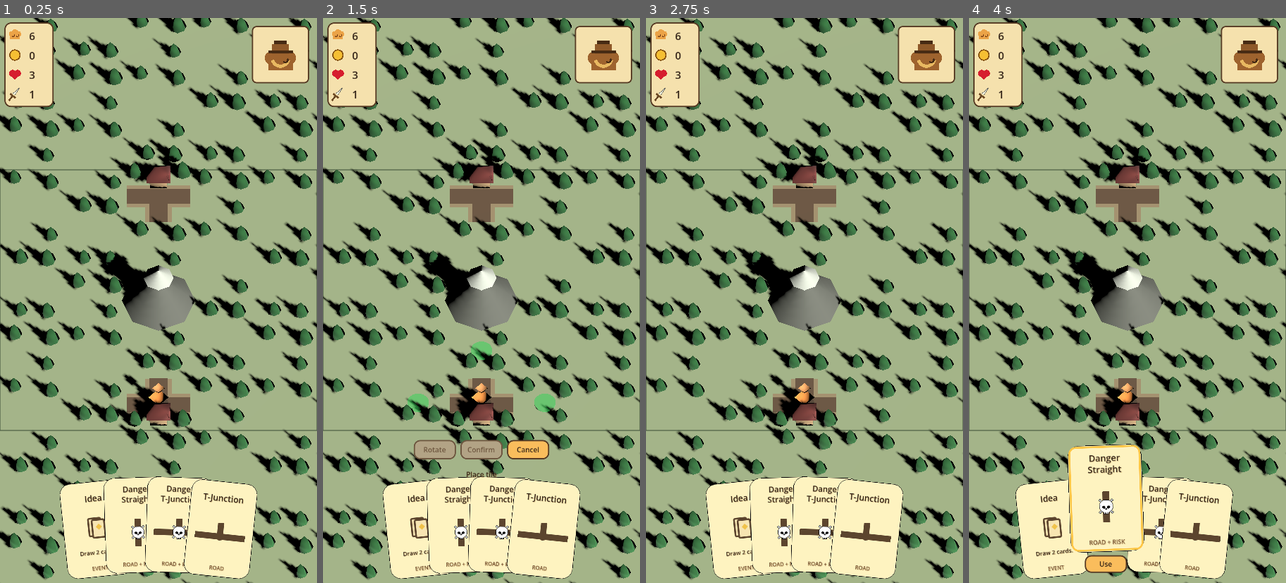
Above: before the commit, frames 1-4 (left to right).
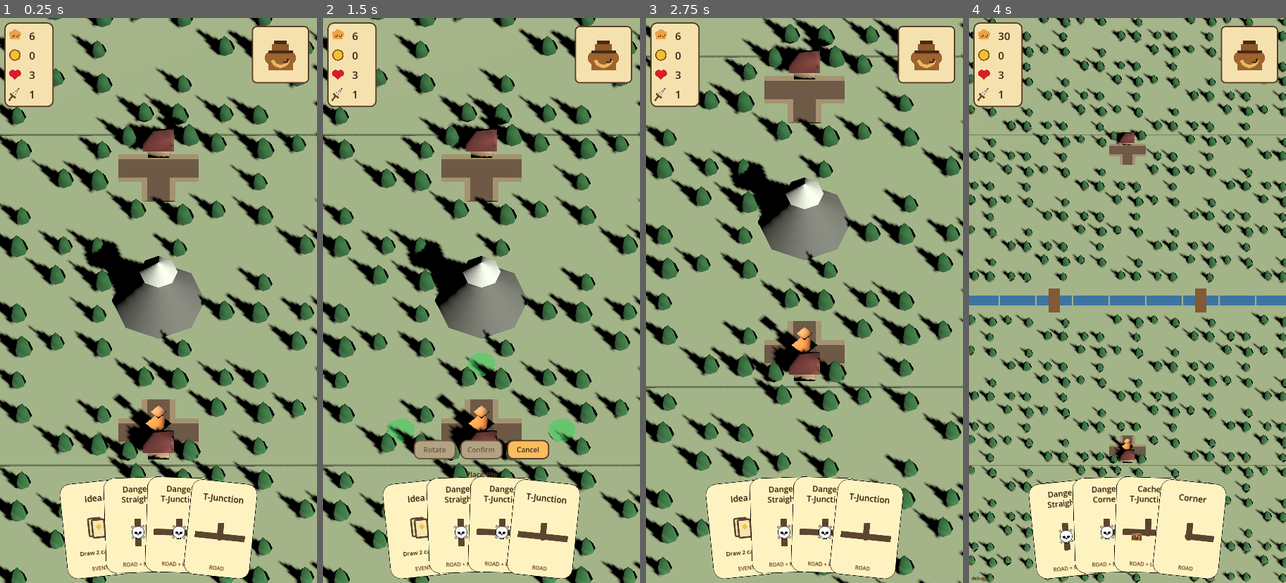
Above: after the commit, the same moments.

Repository: Reicher/The-Road-North
Game: Godot game, scene res://scenes/main.tscn
Same seed, same stepped clock (60 frames per second), same inputs: the game is played once before the commit and once after it.
Inputs (mouse positions are in pixels of both pictures, inside the frame that each line leads up to):
- Up to frame 1 (0.25 s): no input
- Up to frame 2 (1.5 s): tap Enter at 0.5 s; drag from (481, 520) to (513, 176) at 0.52 s; click "Use" at 1.25 s
- Up to frame 3 (2.75 s): click "Cancel" at 2 s
- Up to frame 4 (4 s): drag from (1064, 526) to (1111, 413) at 2.77 s; tap Space at 3.5 s; move the mouse to (1121, 526) at 3.52 s; hold D from 3.53 s (still down); tap 1 at 3.6 s; click (1121, 526) at 3.67 s; tap 2 at 3.8 s

The runs differ from the first frame. In frame 1, 39% of the frame differs, in the area x 0-100%, y 0-100%; in frame 2, 38%; in frame 3, 42%; in frame 4, 42%.

Commit message:
Refine camera intro and add debug level switching

Diff:
--- a/scenes/level.tscn
+++ b/scenes/level.tscn
@@ -48,6 +48,9 @@
 script = ExtResource("4_tbxl1")
 map_path = NodePath("../Map")
 player_path = NodePath("../Player")
+reserved_bottom_path = NodePath("../UI/Hand")
+pan_margin_x_tiles = 3.0
+pan_margin_z_tiles = 3.0
 
 [node name="Sun" type="DirectionalLight3D" parent="."]
 transform = Transform3D(0.707107, -0.353553, 0.612372, 0, 0.866025, 0.5, -0.707107, -0.353553, 0.612372, 0, 0, 0)
--- a/scripts/main.gd
+++ b/scripts/main.gd
@@ -5,12 +5,35 @@
 	preload("res://levels/level_002.tscn"),
 ]
 
+const DEBUG_LABEL_TEXT := "debugg"
+
 var _current_level_index := 0
 var _current_level: Node
+var _debug_mode_enabled := false
+var _debug_layer: CanvasLayer
+var _debug_label: Label
 
 
 func _ready() -> void:
+	_ensure_debug_overlay()
 	_load_level(0)
+
+
+func _input(event: InputEvent) -> void:
+	if not (event is InputEventKey) or not event.pressed or event.echo:
+		return
+	if event.keycode == KEY_D:
+		_set_debug_mode_enabled(not _debug_mode_enabled)
+		get_viewport().set_input_as_handled()
+		return
+	if not _debug_mode_enabled:
+		return
+	if event.keycode == KEY_1:
+		_load_level(0)
+		get_viewport().set_input_as_handled()
+	elif event.keycode == KEY_2:
+		_load_level(1)
+		get_viewport().set_input_as_handled()
 
 
 func _load_level(level_index: int) -> void:
@@ -41,6 +64,31 @@
 		end_screen.restart_game_requested.connect(_on_restart_game_requested)
 
 
+func _ensure_debug_overlay() -> void:
+	if _debug_layer != null:
+		return
+	_debug_layer = CanvasLayer.new()
+	_debug_layer.name = "DebugOverlay"
+	_debug_layer.layer = 100
+	add_child(_debug_layer)
+
+	_debug_label = Label.new()
+	_debug_label.name = "DebugLabel"
+	_debug_label.text = DEBUG_LABEL_TEXT
+	_debug_label.visible = false
+	_debug_label.mouse_filter = Control.MOUSE_FILTER_IGNORE
+	_debug_label.add_theme_font_size_override("font_size", 10)
+	_debug_label.set_anchors_preset(Control.PRESET_BOTTOM_LEFT)
+	_debug_label.position = Vector2(6.0, -18.0)
+	_debug_layer.add_child(_debug_label)
+
+
+func _set_debug_mode_enabled(enabled: bool) -> void:
+	_debug_mode_enabled = enabled
+	if _debug_label != null:
+		_debug_label.visible = _debug_mode_enabled
+
+
 func _on_next_level_requested() -> void:
 	_load_level(_current_level_index + 1)
 
--- a/scripts/map.gd
+++ b/scripts/map.gd
@@ -41,6 +41,7 @@
 		tile_size = value
 		_rebuild_visuals()
 
+@export var mouse_click_threshold := 4.0
 @export var fixed_features: Array[Dictionary] = []:
 	set(value):
 		fixed_features = value
@@ -50,6 +51,8 @@
 var tiles: Dictionary = {}
 var _fixed_features_by_position: Dictionary = {}
 var _visuals: Node
+var _mouse_press_position := Vector2.ZERO
+var _mouse_press_active := false
 
 
 func _ready() -> void:
@@ -60,10 +63,23 @@
 
 
 func _unhandled_input(event: InputEvent) -> void:
-	if event is InputEventMouseButton and event.button_index == MOUSE_BUTTON_LEFT and event.pressed:
-		_handle_screen_press(event.position)
+	if event is InputEventMouseButton and event.button_index == MOUSE_BUTTON_LEFT:
+		_handle_mouse_button(event)
 	elif event is InputEventScreenTouch and event.pressed:
 		_handle_screen_press(event.position)
+
+
+func _handle_mouse_button(event: InputEventMouseButton) -> void:
+	if event.pressed:
+		_mouse_press_position = event.position
+		_mouse_press_active = true
+		return
+	if not _mouse_press_active:
+		return
+	_mouse_press_active = false
+	if _mouse_press_position.distance_to(event.position) > mouse_click_threshold:
+		return
+	_handle_screen_press(event.position)
 
 
 func _handle_screen_press(screen_position: Vector2) -> void:
--- a/scripts/map_camera.gd
+++ b/scripts/map_camera.gd
@@ -9,6 +9,7 @@
 @export_range(0.0, 5.0, 0.05) var start_zoom_duration := 0.85
 @export_range(0.0, 2.0, 0.01) var move_focus_duration := 0.18
 @export var zoom_step := 0.10
+@export var mouse_pan_threshold := 4.0
 @export_range(20.0, 80.0, 1.0) var camera_angle_degrees := 55.0
 @export_range(0.0, 3.0, 0.05) var pan_margin_x_tiles := 0.0
 @export_range(0.0, 3.0, 0.05) var pan_margin_z_tiles := 0.0
@@ -22,6 +23,9 @@
 var _target_xz := Vector2.ZERO
 var _start_zoom_tween: Tween
 var _move_focus_tween: Tween
+var _mouse_pan_button := MOUSE_BUTTON_NONE
+var _mouse_pan_start_position := Vector2.ZERO
+var _mouse_pan_dragging := false
 
 
 func _ready() -> void:
@@ -41,7 +45,7 @@
 		_target_xz = _world_to_xz(_get_full_map_position())
 		_clamp_target()
 		_apply_camera_transform()
-		_play_start_zoom_sequence()
+		call_deferred("_play_start_zoom_sequence")
 
 
 func _exit_tree() -> void:
@@ -56,6 +60,8 @@
 func _input(event: InputEvent) -> void:
 	if _handle_scroll_zoom(event):
 		get_viewport().set_input_as_handled()
+	elif _handle_mouse_pan(event):
+		get_viewport().set_input_as_handled()
 	elif _handle_trackpad_zoom(event):
 		get_viewport().set_input_as_handled()
 	elif _handle_trackpad_pan(event):
@@ -66,9 +72,7 @@
 	if _map == null:
 		return
 
-	if event is InputEventMouseMotion and (event.button_mask & MOUSE_BUTTON_MASK_MIDDLE) != 0:
-		_pan_by_screen_delta(event.relative)
-	elif event is InputEventScreenTouch:
+	if event is InputEventScreenTouch:
 		_handle_screen_touch(event)
 	elif event is InputEventScreenDrag:
 		_handle_screen_drag(event)
@@ -101,6 +105,43 @@
 		return false
 	_pan_by_screen_delta(event.delta)
 	return true
+
+
+func _handle_mouse_pan(event: InputEvent) -> bool:
+	if _map == null:
+		return false
+
+	if event is InputEventMouseButton:
+		if not _is_pan_mouse_button(event.button_index):
+			return false
+		if event.pressed:
+			if not _is_in_map_screen_area(event.position):
+				return false
+			_mouse_pan_button = event.button_index
+			_mouse_pan_start_position = event.position
+			_mouse_pan_dragging = false
+			return false
+		if event.button_index == _mouse_pan_button:
+			var was_dragging := _mouse_pan_dragging
+			_mouse_pan_button = MOUSE_BUTTON_NONE
+			_mouse_pan_dragging = false
+			return was_dragging
+		return false
+
+	if event is InputEventMouseMotion and _mouse_pan_button != MOUSE_BUTTON_NONE:
+		var button_mask := _get_mouse_button_mask(_mouse_pan_button)
+		if (event.button_mask & button_mask) == 0:
+			_mouse_pan_button = MOUSE_BUTTON_NONE
+			_mouse_pan_dragging = false
+			return false
+		if not _mouse_pan_dragging:
+			if _mouse_pan_start_position.distance_to(event.position) < mouse_pan_threshold:
+				return false
+			_mouse_pan_dragging = true
+		_pan_by_screen_delta(event.relative)
+		return true
+
+	return false
 
 
 func _handle_screen_touch(event: InputEventScreenTouch) -> void:
@@ -169,15 +210,7 @@
 func _clamp_target() -> void:
 	if _map == null:
 		return
-	var map_rect := _map.get_padded_world_rect()
-	var rect := _get_camera_movement_rect()
-	var visible_ground_size := _get_visible_ground_size()
-	_target_xz.x = clampf(_target_xz.x, rect.position.x, rect.end.x)
-
-	if visible_ground_size.y >= map_rect.size.y:
-		_target_xz.y = map_rect.get_center().y
-	else:
-		_target_xz.y = clampf(_target_xz.y, rect.position.y, rect.end.y)
+	_target_xz = _clamp_xz_for_size(_target_xz, size)
 
 
 func _apply_camera_transform() -> void:
@@ -215,24 +248,10 @@
 	return clampf(wanted_size, _get_zoom_in_limit(), _get_zoom_out_limit())
 
 
-func _get_camera_movement_rect() -> Rect2:
+func _get_camera_boundary_rect() -> Rect2:
 	var map_rect := _map.get_padded_world_rect()
 	var margin := Vector2(_map.tile_size * pan_margin_x_tiles, _map.tile_size * pan_margin_z_tiles)
-	var min_position := map_rect.position - margin
-	var max_position := map_rect.end + margin
-	if is_zero_approx(pan_margin_x_tiles):
-		min_position.x = map_rect.position.x + _map.tile_size * 0.5
-		max_position.x = map_rect.end.x - _map.tile_size * 0.5
-		if min_position.x > max_position.x:
-			min_position.x = map_rect.get_center().x
-			max_position.x = map_rect.get_center().x
-	if is_zero_approx(pan_margin_z_tiles):
-		min_position.y = map_rect.position.y + _map.tile_size * 0.5
-		max_position.y = map_rect.end.y - _map.tile_size * 0.5
-		if min_position.y > max_position.y:
-			min_position.y = map_rect.get_center().y
-			max_position.y = map_rect.get_center().y
-	return Rect2(min_position, max_position - min_position)
+	return Rect2(map_rect.position - margin, map_rect.size + margin * 2.0)
 
 
 func _get_ground_size_for_vertical_map_span(map_depth: float) -> float:
@@ -241,10 +260,14 @@
 
 
 func _get_visible_ground_size() -> Vector2:
+	return _get_visible_ground_size_for_size(size)
+
+
+func _get_visible_ground_size_for_size(camera_size: float) -> Vector2:
 	var viewport_size := _get_map_viewport_size()
 	var aspect := viewport_size.x / maxf(viewport_size.y, 1.0)
 	var angle := deg_to_rad(camera_angle_degrees)
-	return Vector2(size * aspect, size / maxf(sin(angle), 0.25))
+	return Vector2(camera_size * aspect, camera_size / maxf(sin(angle), 0.25))
 
 
 func _get_full_map_position() -> Vector3:
@@ -275,10 +298,9 @@
 	_apply_camera_transform()
 
 	var target_size := _get_initial_zoom_target()
-	var target_xz := _world_to_xz(_get_player_tile_position())
+	var start_world_position := _get_start_focus_position()
 	var start_size := size
 	var start_xz := _target_xz
-	var t := 0.0
 
 	_start_zoom_tween = create_tween()
 	_start_zoom_tween.set_trans(Tween.TRANS_SINE)
@@ -286,9 +308,9 @@
 	if start_zoom_hold_duration > 0.0:
 		_start_zoom_tween.tween_interval(start_zoom_hold_duration)
 	_start_zoom_tween.tween_method(func(value: float) -> void:
-		t = value
-		size = lerpf(start_size, target_size, t)
-		_target_xz = start_xz.lerp(target_xz, t)
+		size = lerpf(start_size, target_size, value)
+		var target_xz := _get_clamped_target_for_world_position(start_world_position, size)
+		_target_xz = start_xz.lerp(target_xz, value)
 		_clamp_target()
 		_apply_camera_transform()
 	, 0.0, 1.0, start_zoom_duration)
@@ -321,13 +343,36 @@
 	, 0.0, 1.0, move_focus_duration)
 
 
-func _get_clamped_target_for_world_position(world_position: Vector3) -> Vector2:
-	var previous := _target_xz
-	_target_xz = _world_to_xz(world_position)
-	_clamp_target()
-	var clamped := _target_xz
-	_target_xz = previous
+func _get_clamped_target_for_world_position(world_position: Vector3, camera_size := -1.0) -> Vector2:
+	var size_for_clamp := size if camera_size <= 0.0 else camera_size
+	return _clamp_xz_for_size(_world_to_xz(world_position), size_for_clamp)
+
+
+func _clamp_xz_for_size(target_xz: Vector2, camera_size: float) -> Vector2:
+	if _map == null:
+		return target_xz
+	var boundary_rect := _get_camera_boundary_rect()
+	var visible_ground_size := _get_visible_ground_size_for_size(camera_size)
+	var half_visible := visible_ground_size * 0.5
+	var clamped := target_xz
+
+	if visible_ground_size.x >= boundary_rect.size.x:
+		clamped.x = boundary_rect.get_center().x
+	else:
+		clamped.x = clampf(target_xz.x, boundary_rect.position.x + half_visible.x, boundary_rect.end.x - half_visible.x)
+
+	if visible_ground_size.y >= boundary_rect.size.y:
+		clamped.y = boundary_rect.get_center().y
+	else:
+		clamped.y = clampf(target_xz.y, boundary_rect.position.y + half_visible.y, boundary_rect.end.y - half_visible.y)
+
 	return clamped
+
+
+func _get_start_focus_position() -> Vector3:
+	if _map == null:
+		return Vector3.ZERO
+	return _map.grid_to_world(_map.get_start_position())
 
 
 func _screen_to_ground(screen_position: Vector2) -> Vector3:
@@ -373,3 +418,19 @@
 	var first_point: Vector2 = points[0]
 	var second_point: Vector2 = points[1]
 	return first_point.distance_to(second_point)
+
+
+func _is_pan_mouse_button(button_index: int) -> bool:
+	return button_index == MOUSE_BUTTON_LEFT or button_index == MOUSE_BUTTON_RIGHT or button_index == MOUSE_BUTTON_MIDDLE
+
+
+func _get_mouse_button_mask(button_index: int) -> int:
+	match button_index:
+		MOUSE_BUTTON_LEFT:
+			return MOUSE_BUTTON_MASK_LEFT
+		MOUSE_BUTTON_RIGHT:
+			return MOUSE_BUTTON_MASK_RIGHT
+		MOUSE_BUTTON_MIDDLE:
+			return MOUSE_BUTTON_MASK_MIDDLE
+		_:
+			return 0
--- a/tests/test_level_progression.gd
+++ b/tests/test_level_progression.gd
@@ -18,6 +18,35 @@
 	var first_screen := first_level.get_node("UI/GameOver") as GameOverUI
 	var first_hand := first_level.get_node("UI/Hand") as HandUI
 	_assert(first_map.playable_width == 5 and first_map.playable_height == 5, "Expected the game to start on the 5x5 level")
+	var debug_label := main.get_node("DebugOverlay/DebugLabel") as Label
+	_assert(debug_label != null, "Expected main scene to create a debug label")
+	_assert(not debug_label.visible, "Expected debug label to start hidden")
+
+	_send_key(main, KEY_2)
+	await process_frame
+	_assert((main.get_node("Level/Map") as GameMap).playable_width == 5, "Expected level shortcuts to do nothing before debug mode is enabled")
+
+	_send_key(main, KEY_D)
+	await process_frame
+	_assert(debug_label.visible, "Expected D to enable debug mode")
+	_assert(debug_label.text == "debugg", "Expected debug mode to show a small debugg label")
+
+	_send_key(main, KEY_2)
+	await process_frame
+	var debug_second_level := main.get_node("Level")
+	_assert((debug_second_level.get_node("Map") as GameMap).playable_width == 11, "Expected debug key 2 to load the second level")
+	_send_key(main, KEY_2)
+	await process_frame
+	_assert(main.get_node("Level") != debug_second_level, "Expected debug key 2 to reload the second level when already active")
+
+	_send_key(main, KEY_1)
+	await process_frame
+	first_level = main.get_node("Level")
+	first_map = first_level.get_node("Map") as GameMap
+	first_player = first_level.get_node("Player") as GamePlayer
+	first_screen = first_level.get_node("UI/GameOver") as GameOverUI
+	first_hand = first_level.get_node("UI/Hand") as HandUI
+	_assert(first_map.playable_width == 5 and first_map.playable_height == 5, "Expected debug key 1 to load the first level")
 
 	first_player.grid_position = first_map.get_goal_position()
 	_assert(first_player.call("_check_run_won"), "Expected reaching the first goal to complete the level")
@@ -73,3 +102,11 @@
 		return
 	push_error(message)
 	quit(1)
+
+
+func _send_key(target: Node, keycode: int) -> void:
+	var event := InputEventKey.new()
+	event.keycode = keycode
+	event.physical_keycode = keycode
+	event.pressed = true
+	target.call("_input", event)
--- a/tests/test_level_scene.gd
+++ b/tests/test_level_scene.gd
@@ -62,6 +62,7 @@
 	get_root().add_child(level_002)
 	var second_map := level_002.get_node("Map") as GameMap
 	var second_deck_controller := level_002.get_node("DeckController") as DeckController
+	var second_camera := level_002.get_node("Camera3D") as Camera3D
 	_assert(second_map.playable_width == 11 and second_map.playable_height == 11, "Expected level 002 to configure an 11x11 map")
 	_assert(second_map.get_fixed_feature(Vector2i(5, 5))["type"] == GameMap.FEATURE_RIVER, "Expected level 002 to include a horizontal river")
 	_assert(second_map.get_fixed_feature(Vector2i(3, 5))["type"] == GameMap.FEATURE_BRIDGE, "Expected level 002 river to include bridge crossings")
@@ -70,6 +71,13 @@
 	_assert(second_map.get_fixed_feature_connections(Vector2i(3, 5))["north"] == true, "Expected level 002 bridges to connect across the river")
 	_assert(second_deck_controller.hand_size == 4, "Expected level 002 to configure a four-card hand")
 	_assert(second_deck_controller.enemy_level == 2, "Expected level 002 enemies to use level two power")
+	_assert(second_camera.reserved_bottom_path == NodePath("../UI/Hand"), "Expected camera to reserve the card hand area when sizing the map viewport")
+	_assert(is_equal_approx(second_camera.pan_margin_x_tiles, 3.0), "Expected camera to allow visual forest margin beyond the left and right edges")
+	_assert(is_equal_approx(second_camera.pan_margin_z_tiles, 3.0), "Expected camera to allow visual forest margin beyond the top and bottom edges")
+	var second_start_world := second_map.grid_to_world(second_map.get_start_position())
+	var second_intro_size: float = second_camera.call("_get_initial_zoom_target")
+	var second_intro_target: Vector2 = second_camera.call("_get_clamped_target_for_world_position", second_start_world, second_intro_size)
+	_assert(is_equal_approx(second_intro_target.y, second_start_world.z), "Expected level 002 intro camera target to center on the start tile")
 
 	level.queue_free()
 	level_002.queue_free()
